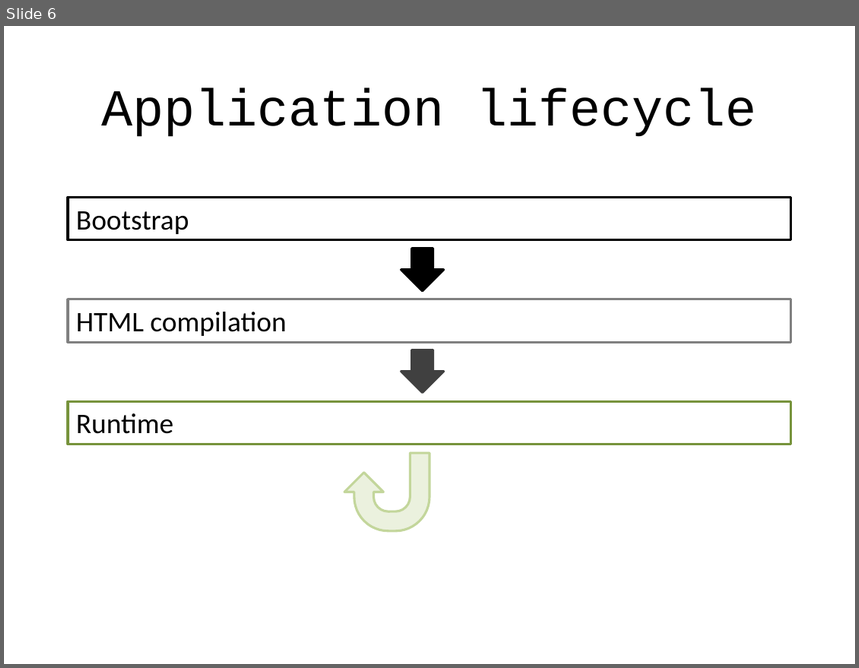
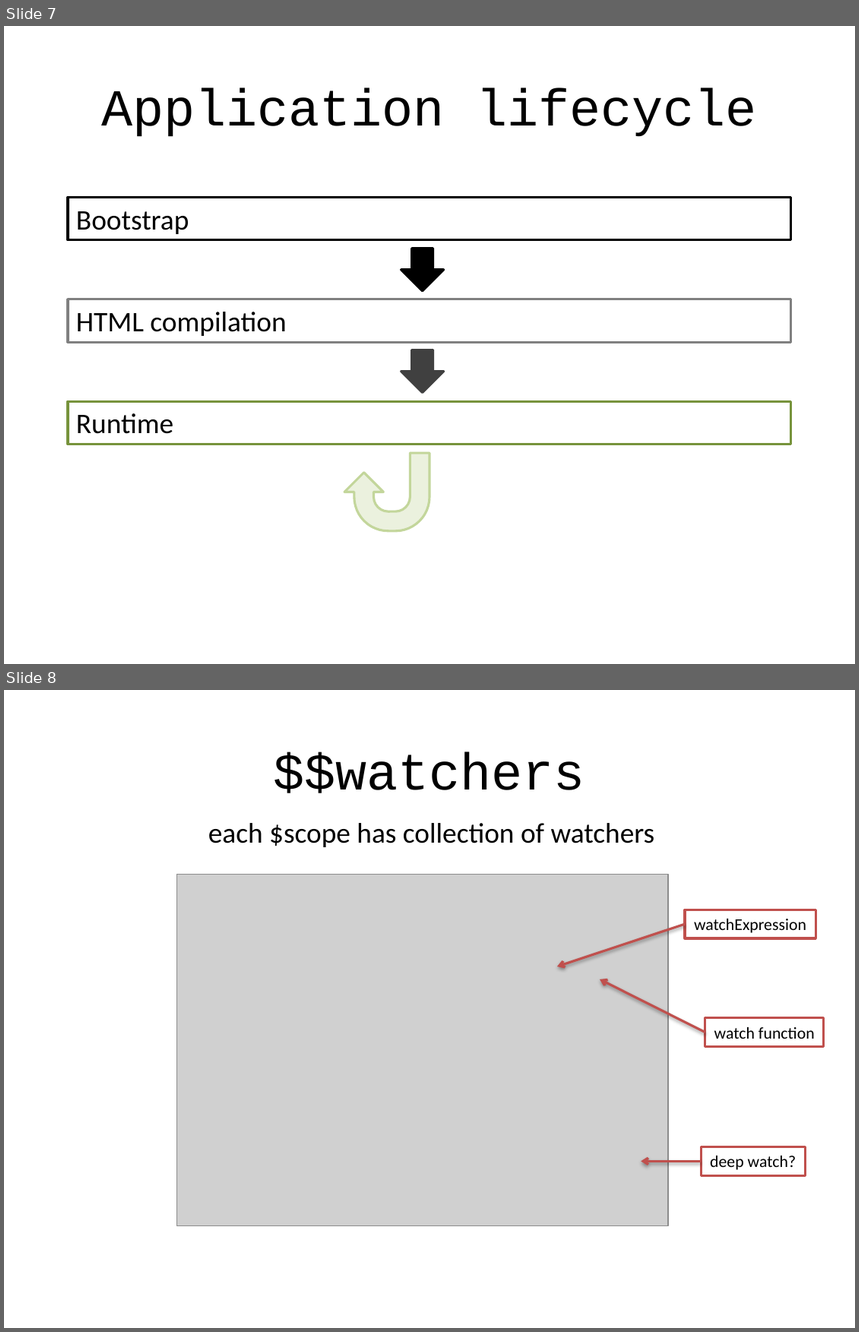
Before and after one commit to alexeymatveevp/angularjs-course, a slide deck: docs/02_ng_basics_followup.pptx. Shown one above the other, each under a label of ours: slide 6 before the commit, slides 7 and 8 after it. The pictures are 859x668 and 859x1332 pixels, drawn with LibreOffice and Linux fonts; fonts in the diff are those of the drawing; grey boxes stand for pictures. Boxes give left, top, right and bottom in pixels: in the first picture for what was removed or moved away, otherwise in the second. Text is boxed around its words. In the diff, an @@ line names an element or a change of style, - is before the commit and + after.

```diff
--- a/docs/02_ng_basics_followup.pptx
+++ b/docs/02_ng_basics_followup.pptx
@@ slide 8 added at <box>4,690,855,1328</box>, background #FFFFFF @@
@@ title added at <box>273,752,585,793</box>, 44 pt, text #000000 @@
+$$watchers
@@ text added at <box>208,823,655,847</box>, 24 pt, text #000000 @@
+each $scope has collection of watchers
@@ picture added at <box>177,875,668,1227</box> @@
@@ rectangle added at <box>685,910,816,939</box>, fill #FFFFFF, outline #C0504D 2 pt, 14 pt, text #000000 @@
+watchExpression
@@ arrow added from (685, 924) to (557, 967), #C0504D 2 pt @@
@@ arrow added from (705, 1032) to (600, 980), #C0504D 2 pt @@
@@ rectangle added at <box>705,1018,824,1047</box>, fill #FFFFFF, outline #C0504D 2 pt, 14 pt, text #000000 @@
+watch function
@@ arrow added from (701, 1161) to (641, 1161), #C0504D 2 pt @@
@@ rectangle added at <box>701,1147,805,1176</box>, fill #FFFFFF, outline #C0504D 2 pt, 14 pt, text #000000 @@
+deep watch?
@@ what was slide 6 is now slide 7 @@
```
Also in this commit, not shown: 4 slides changed, 1 other slide added, 1 slide removed, 4 other files.
